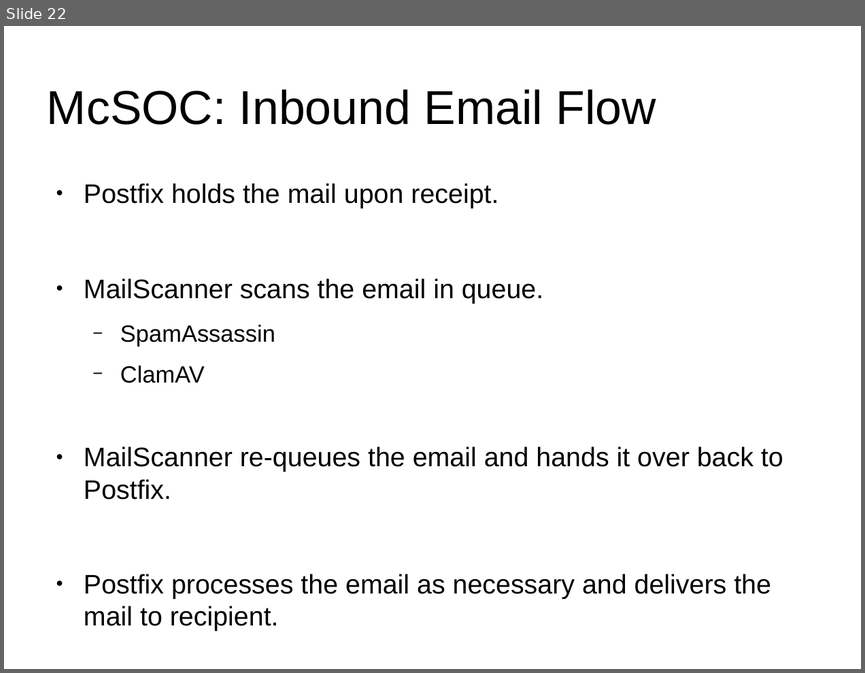
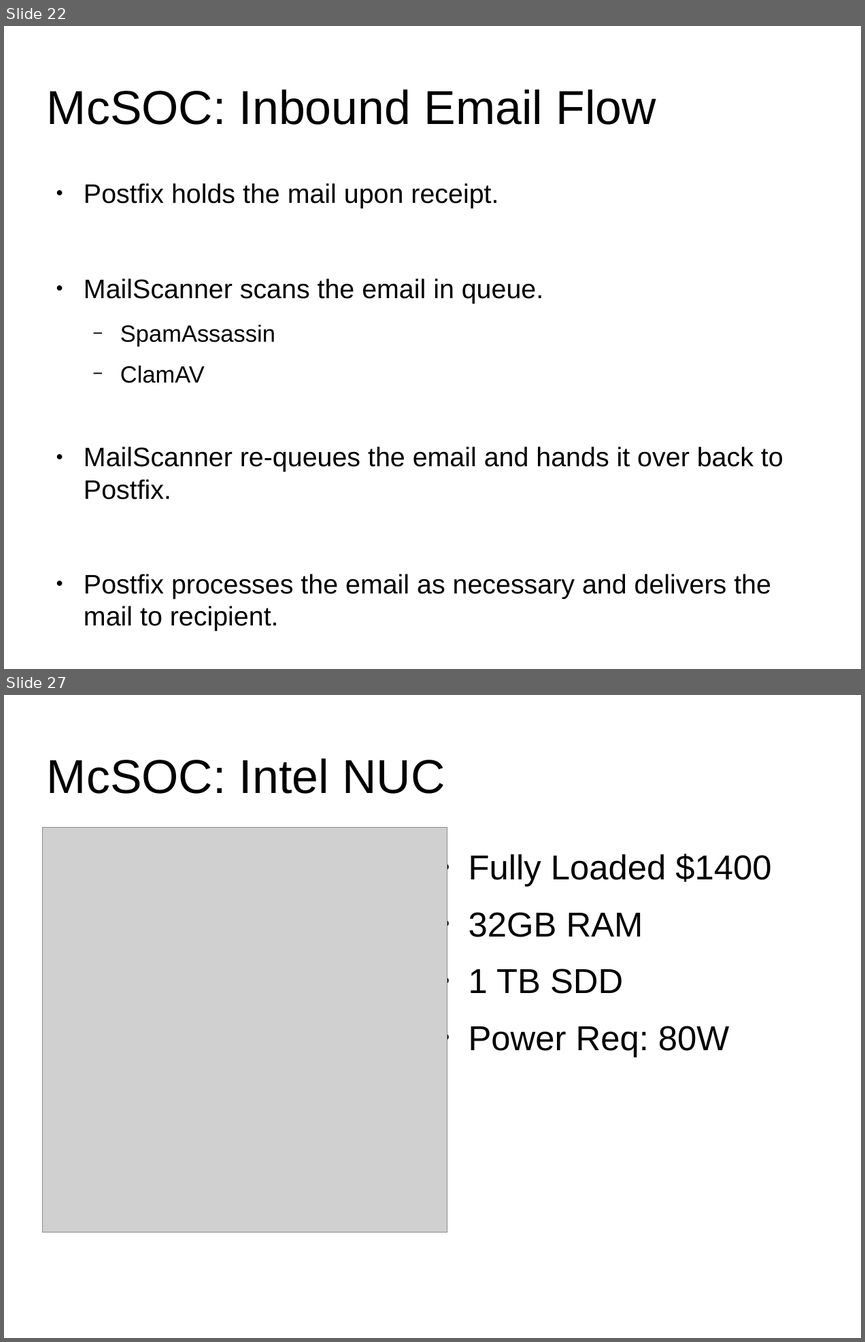
Before and after one commit to cyberxml/mcsoc, a slide deck: docs/McSOC Presentation.odp. Shown one above the other, each under a label of ours: slide 22 before the commit, slides 22 and 27 after it; the slides between them are not shown. The pictures are 865x673 and 865x1342 pixels, drawn with LibreOffice and Linux fonts; fonts in the diff are those of the drawing; grey boxes stand for pictures. Boxes give left, top, right and bottom in pixels: in the first picture for what was removed or moved away, otherwise in the second. Text is boxed around its words. In the diff, an @@ line names an element or a change of style, - is before the commit and + after.

```diff
--- a/docs/McSOC Presentation.odp
+++ b/docs/McSOC Presentation.odp
@@ slide 27 added at box(4, 695, 861, 1338), background #FFFFFF @@
@@ title added at box(47, 758, 445, 794), 44 pt, text #000000 @@
+McSOC: Intel NUC
@@ picture added at box(42, 827, 447, 1232) @@
@@ text added at box(468, 853, 771, 1057), 32 pt, text #000000 @@
+● Fully Loaded $1400
+● 32GB RAM
+● 1 TB SDD
+● Power Req: 80W
```
Also in this commit, not shown: 4 other slides added, 21 other files.
